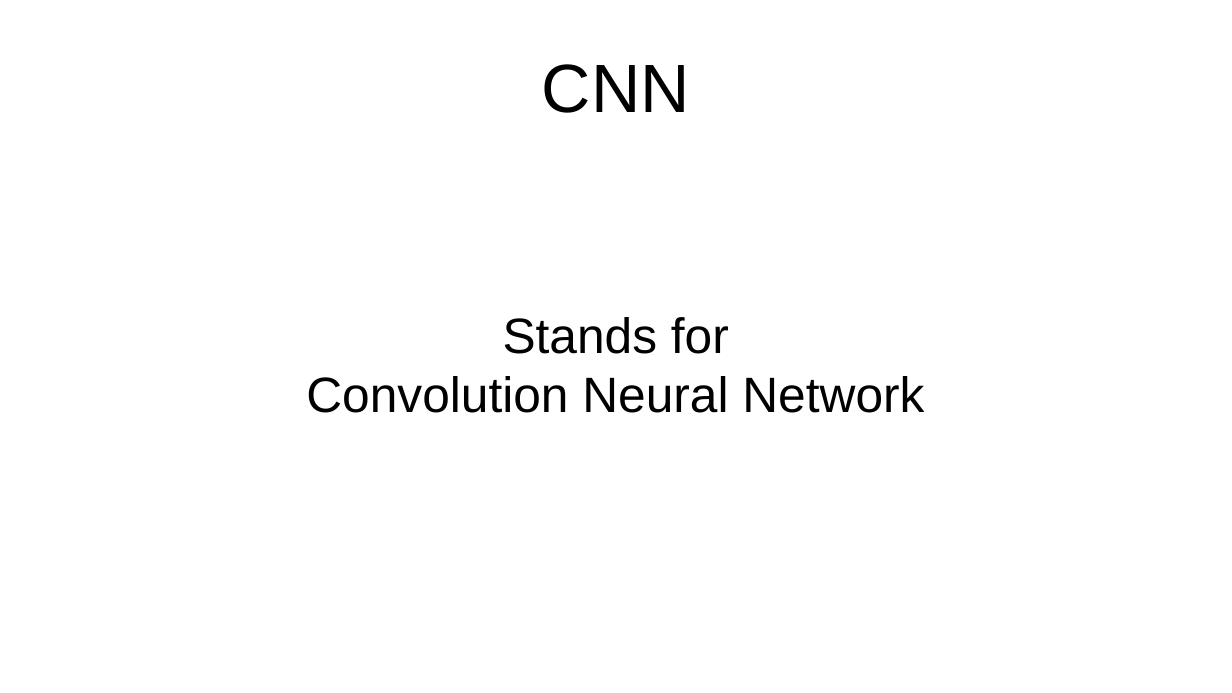
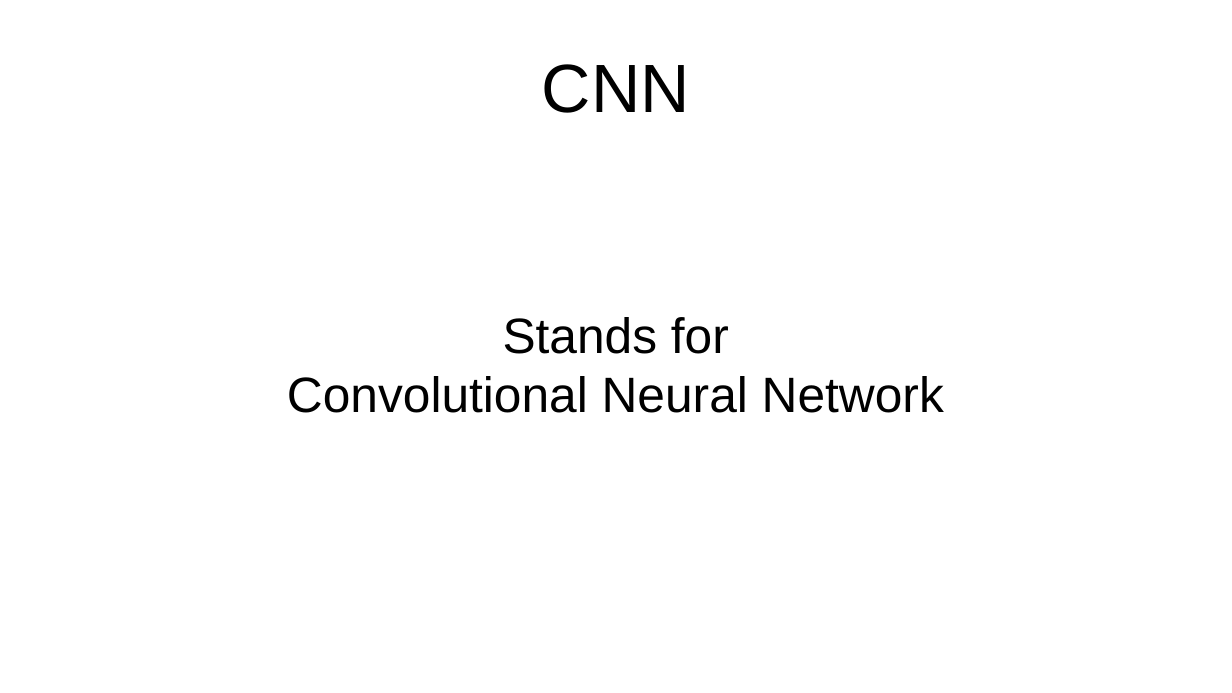
Before and after one commit to MoatasemGamal/ConvNN, a slide deck: slide 1 of CNN.odp. Drawn at 1232x693 pixels with LibreOffice and Linux fonts; fonts in the diff are those of the drawing. Boxes give left, top, right and bottom in pixels: in the first picture for what was removed or moved away, otherwise in the second. Text is boxed around its words. In the diff, an @@ line names an element or a change of style, - is before the commit and + after.

Commit message:
change Convolution into Convolutional in Slide 01

```diff
--- a/CNN.odp
+++ b/CNN.odp
@@ subtitle at bbox=[287, 317, 944, 413]: text changed @@
-Stands for
-Convolution Neural Network
+Stands for
+Convolutional Neural Network
```
